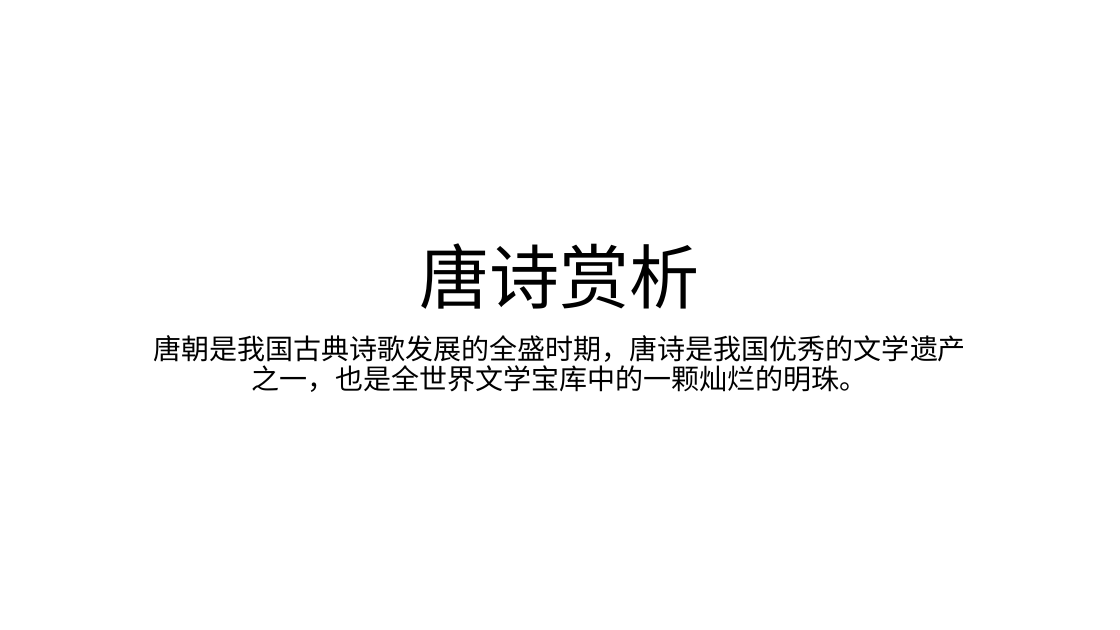
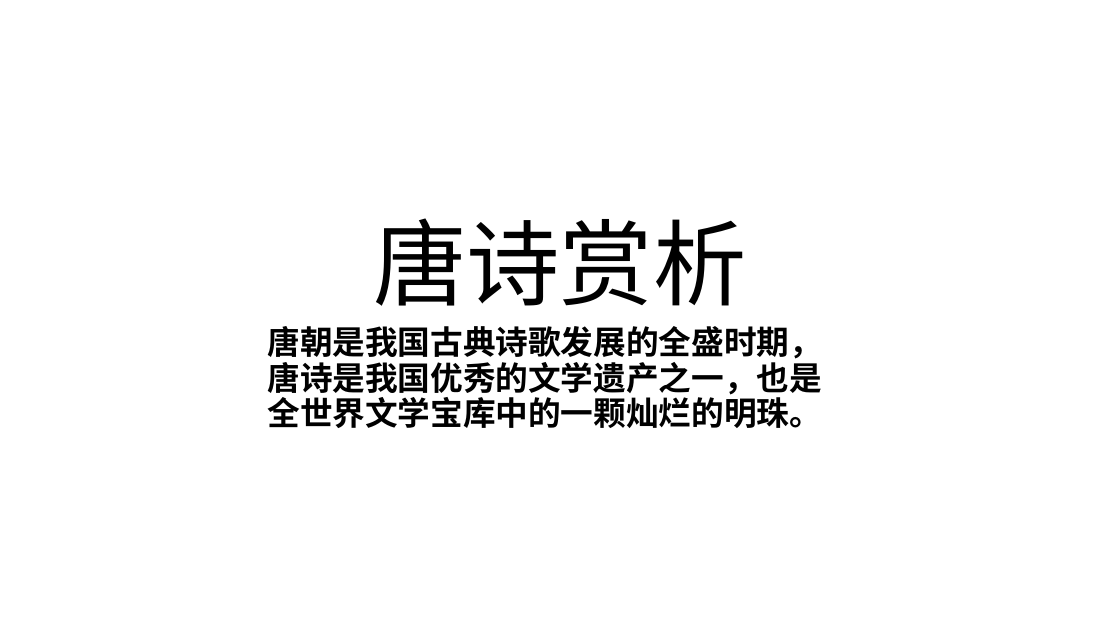
Before and after one commit to ChuckTest/ppt-test, a slide deck: slide 1 of Exercise1.pptx. Drawn at 1120x630 pixels with LibreOffice and Linux fonts; fonts in the diff are those of the drawing. Boxes give left, top, right and bottom in pixels: in the first picture for what was removed or moved away, otherwise in the second. Text is boxed around its words. In the diff, an @@ line names an element or a change of style, - is before the commit and + after.

Commit message:
（二） 设置文本的格式，安排对象的位置

```diff
--- a/Exercise1.pptx
+++ b/Exercise1.pptx
@@ title "唐诗赏析" at [373, 218, 746, 306]: size 60 to 80 pt @@
@@ subtitle "唐朝是我国古典诗歌发展的全盛时期，唐诗是我国优秀的文学遗产之一，也是全世界文学宝库中的一颗灿烂的明珠。": place and size @@
-subtitle "唐朝是我国古典诗歌发展的全盛时期，唐诗是我国优秀的文学遗产之一，也是全世界文学宝库中的一颗灿烂的明珠。" at [154, 335, 966, 392]
+subtitle "唐朝是我国古典诗歌发展的全盛时期，唐诗是我国优秀的文学遗产之一，也是全世界文学宝库中的一颗灿烂的明珠。" at [267, 326, 822, 428]
@@ subtitle "唐朝是我国古典诗歌发展的全盛时期，唐诗是我国优秀的文学遗产之一，也是全世界文学宝库中的一颗灿烂的明珠。" at [267, 326, 822, 428]: size 24 to 28 pt, bold on; alignment centre to left @@
```
